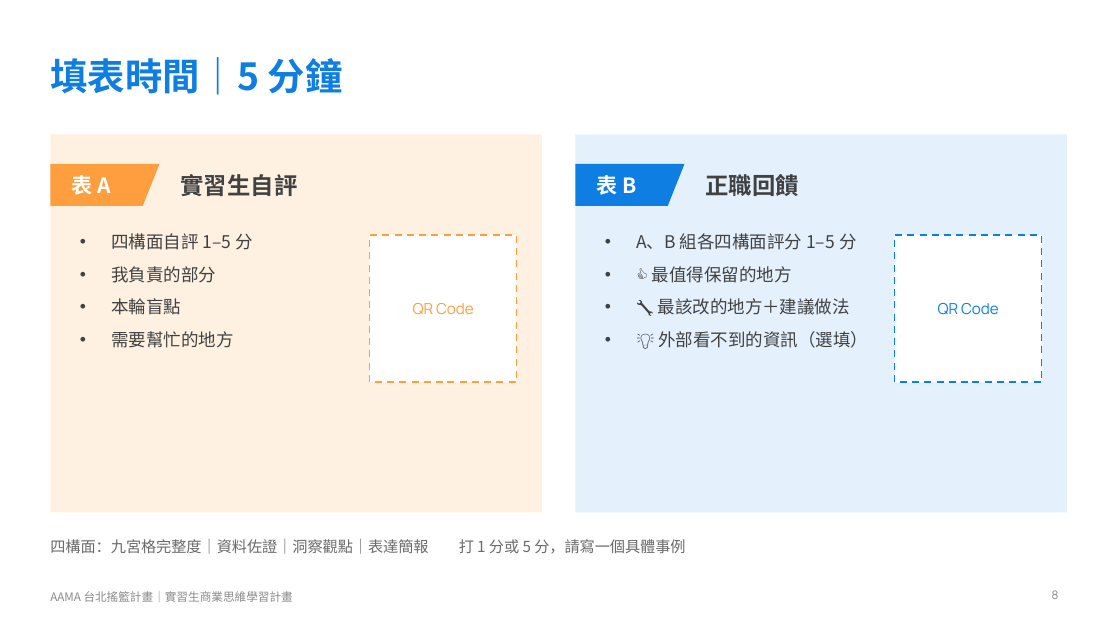
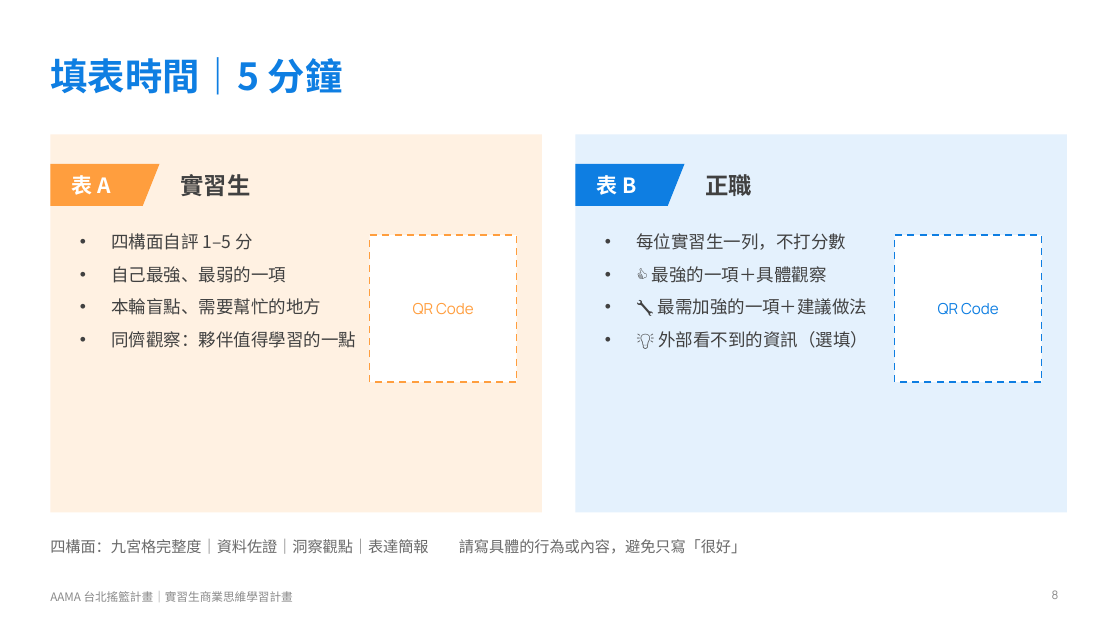
Before and after one commit to wuyiling0606-rgb/wuyiling0606-rgb, a slide deck: slide 8 of 實習生商業模式演練/AAMA_實習生商業模式演練_R1訂閱制.pptx. Drawn at 1120x630 pixels with LibreOffice and Linux fonts; fonts in the diff are those of the drawing. Boxes give left, top, right and bottom in pixels: in the first picture for what was removed or moved away, otherwise in the second. Text is boxed around its words. In the diff, an @@ line names an element or a change of style, - is before the commit and + after.

```diff
--- a/實習生商業模式演練/AAMA_實習生商業模式演練_R1訂閱制.pptx
+++ b/實習生商業模式演練/AAMA_實習生商業模式演練_R1訂閱制.pptx
@@ text at [181, 174, 251, 196]: text changed @@
-實習生自評
+實習生
@@ text at [706, 174, 753, 196]: text changed @@
-正職回饋
+正職
@@ text at [636, 233, 868, 315]: text changed @@
-• A、B 組各四構面評分 1–5 分
-• 👍 最值得保留的地方
-• 🔧 最該改的地方＋建議做法
+• 每位實習生一列，不打分數
+• 👍 最強的一項＋具體觀察
+• 🔧 最需加強的一項＋建議做法
@@ text at [111, 266, 356, 348]: text changed @@
-• 我負責的部分
-• 本輪盲點
-• 需要幫忙的地方
+• 自己最強、最弱的一項
+• 本輪盲點、需要幫忙的地方
+• 同儕觀察：夥伴值得學習的一點
@@ text at [50, 539, 746, 554]: text changed @@
-四構面：九宮格完整度｜資料佐證｜洞察觀點｜表達簡報 打 1 分或 5 分，請寫一個具體事例
+四構面：九宮格完整度｜資料佐證｜洞察觀點｜表達簡報 請寫具體的行為或內容，避免只寫「很好」
```
Also in this commit, not shown: 1 other slide changed, 3 other files.
